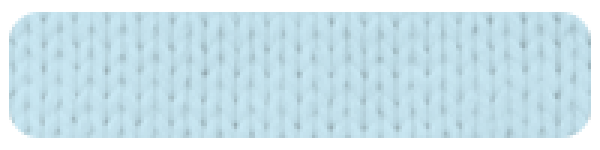
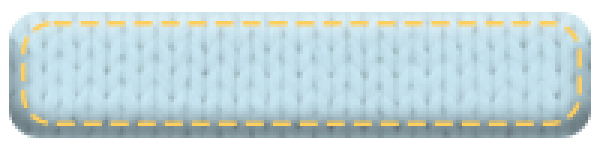
The second w=600, h=150 image is a revision of the first. Changes to its layers:
showed "Rectangle 1 copy", painted on it over [21, 21, 582, 126]
